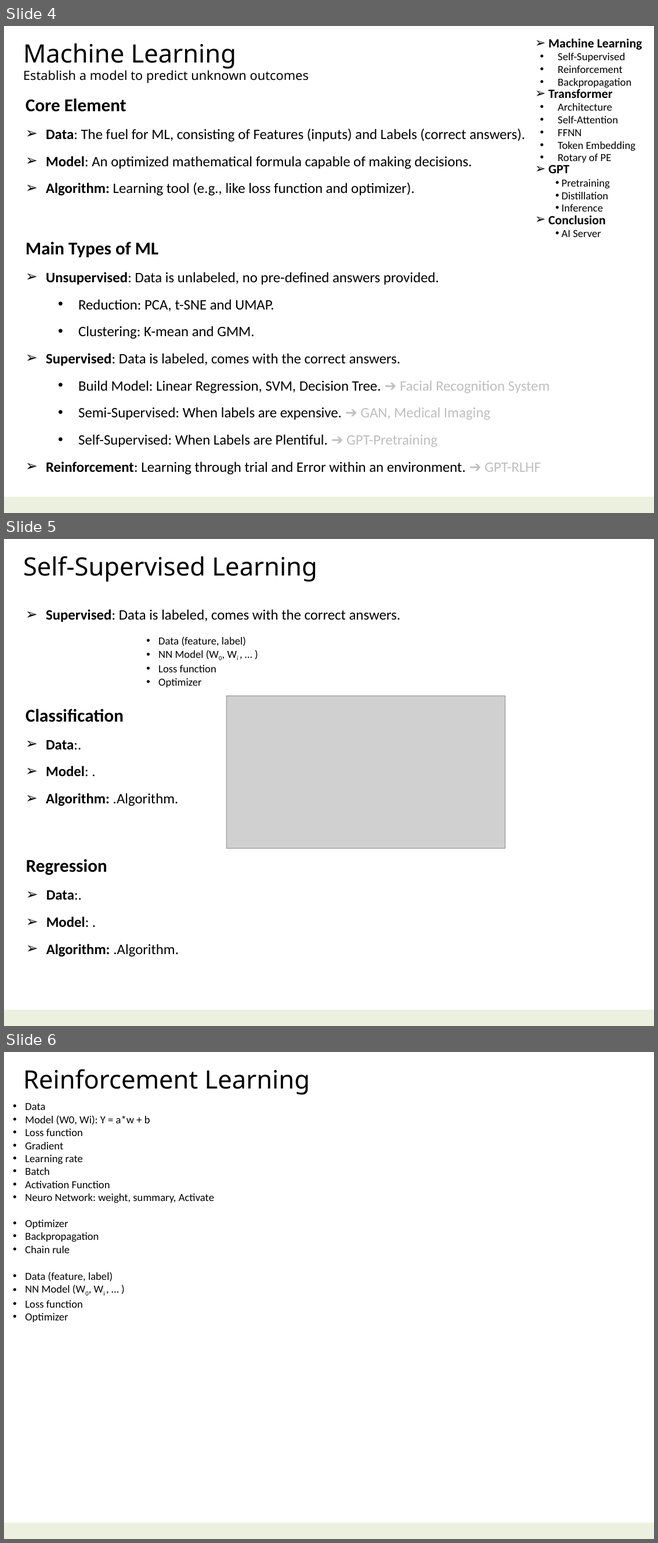
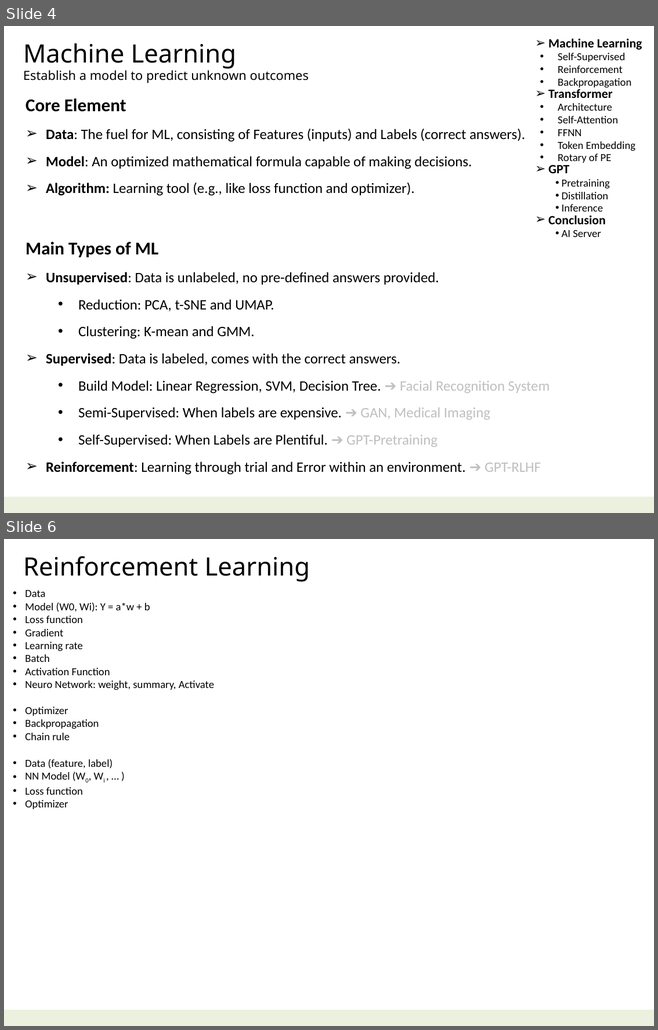
Before and after one commit to navibator/crazy-ai, a slide deck: ai.pptx. Shown one above the other, each under a label of ours: slides 4, 5 and 6 before the commit, slides 4 and 6 after it; the slides between them are not shown. The pictures are 658x1543 and 658x1030 pixels, drawn with LibreOffice and Linux fonts; fonts in the diff are those of the drawing; grey boxes stand for pictures. Boxes give left, top, right and bottom in pixels: in the first picture for what was removed or moved away, otherwise in the second. Text is boxed around its words. In the diff, an @@ line names an element or a change of style, - is before the commit and + after.

```diff
--- a/ai.pptx
+++ b/ai.pptx
@@ slide 5 removed at (4, 539, 654, 1026), background #FFFFFF; not listed: 1 template element that a slide beside it also shows @@
@@ text removed at (23, 556, 317, 582) @@
-Self-Supervised Learning
@@ text removed at (46, 609, 401, 622) @@
-➢ Supervised: Data is labeled, comes with the correct answers.
@@ text removed at (158, 636, 246, 687) @@
-• Data (feature, label)
-• NN Model (W0, Wi , … )
-• Loss function
-• Optimizer
@@ text removed at (25, 709, 179, 806) @@
-Classification
-➢ Data:.
-➢ Model: .
-➢ Algorithm: .Algorithm.
@@ picture removed at (227, 696, 505, 849) @@
@@ text removed at (26, 859, 179, 957) @@
-Regression
-➢ Data:.
-➢ Model: .
-➢ Algorithm: .Algorithm.
```
Also in this commit, not shown: 6 slides changed, 3 slides added, 3 other slides removed, 18 other files.
